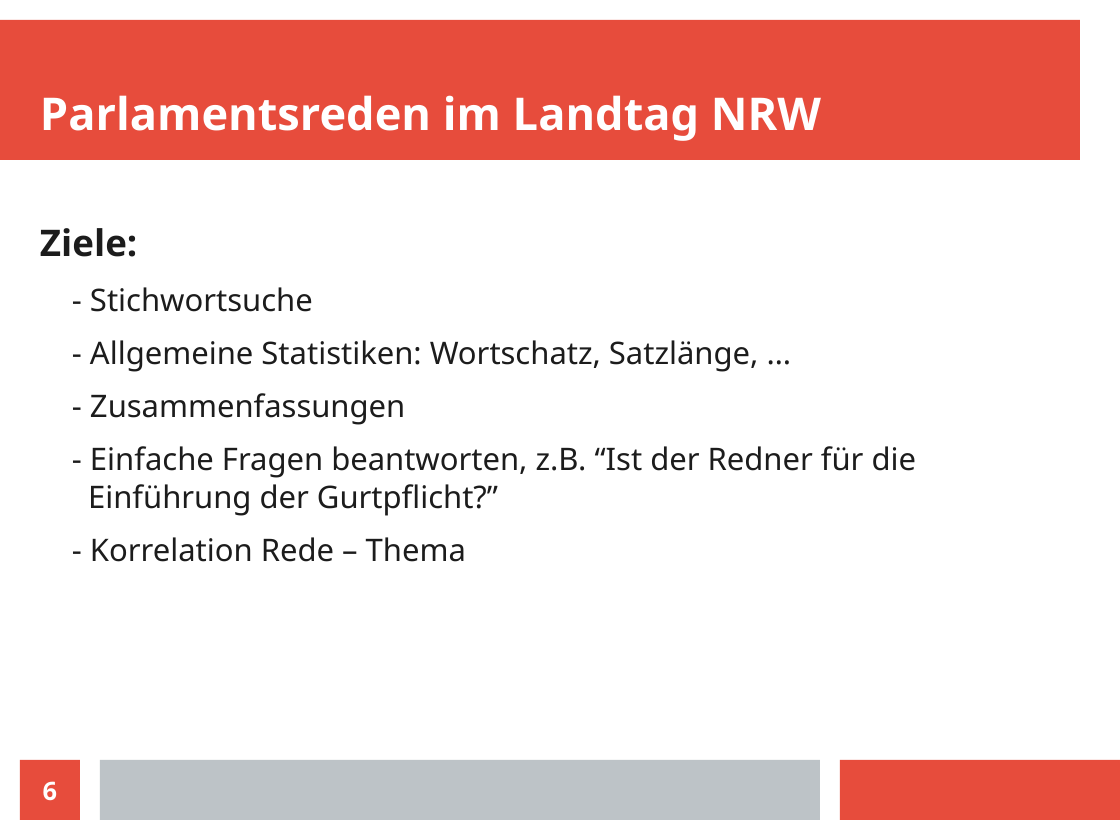
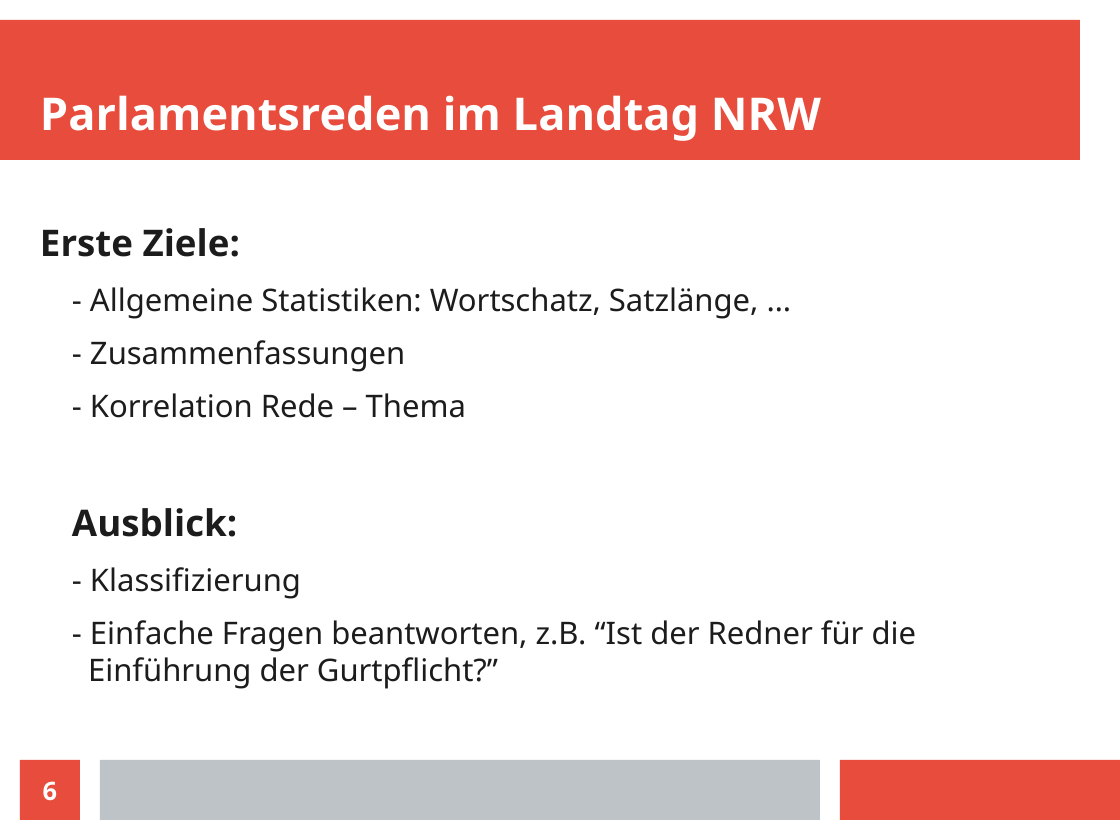
Before and after one commit to 0LL13/open_speech, a slide deck: slide 6 of speech_analysis.odp. Drawn at 1120x840 pixels with LibreOffice and Linux fonts; fonts in the diff are those of the drawing. Boxes give left, top, right and bottom in pixels: in the first picture for what was removed or moved away, otherwise in the second. Text is boxed around its words. In the diff, an @@ line names an element or a change of style, - is before the commit and + after.

```diff
--- a/speech_analysis.odp
+++ b/speech_analysis.odp
@@ text at (x1=40, y1=228, x2=240, y2=257): text changed; size 22 to 26 pt; bold on @@
-Ziele:
-  - Stichwortsuche
+Erste Ziele:
@@ text at (x1=72, y1=393, x2=466, y2=599): paragraphs added @@
+  - Korrelation Rede – Thema
+Ausblick:
+  - Klassifizierung
@@ text at (x1=90, y1=537, x2=466, y2=562): paragraph removed @@
-  - Korrelation Rede – Thema
```
Also in this commit, not shown: 3 other slides changed, 2 other files.
